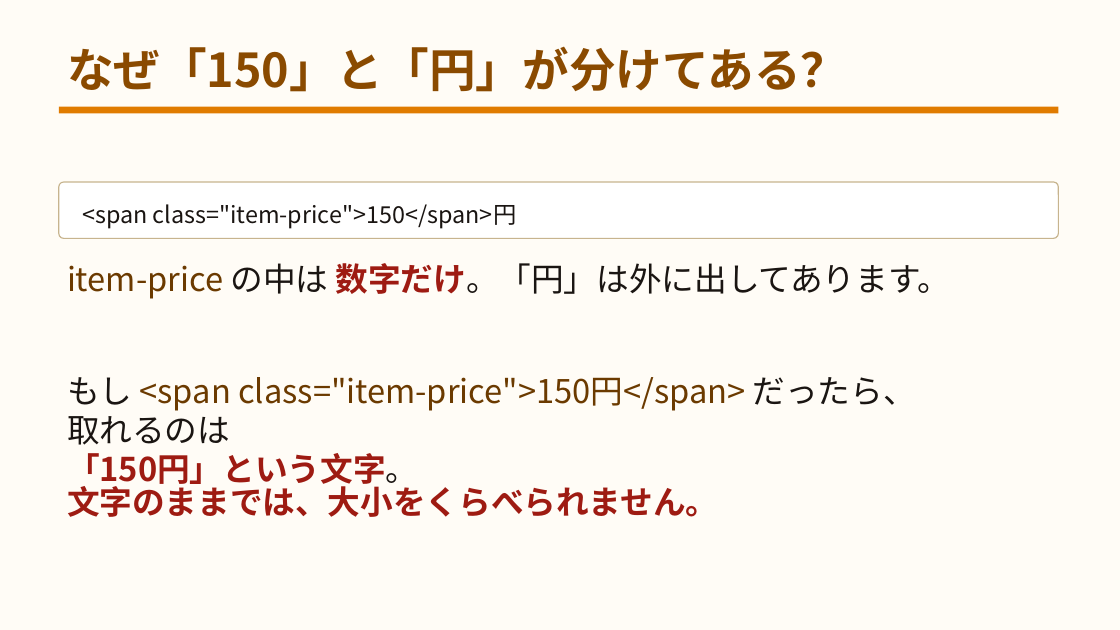
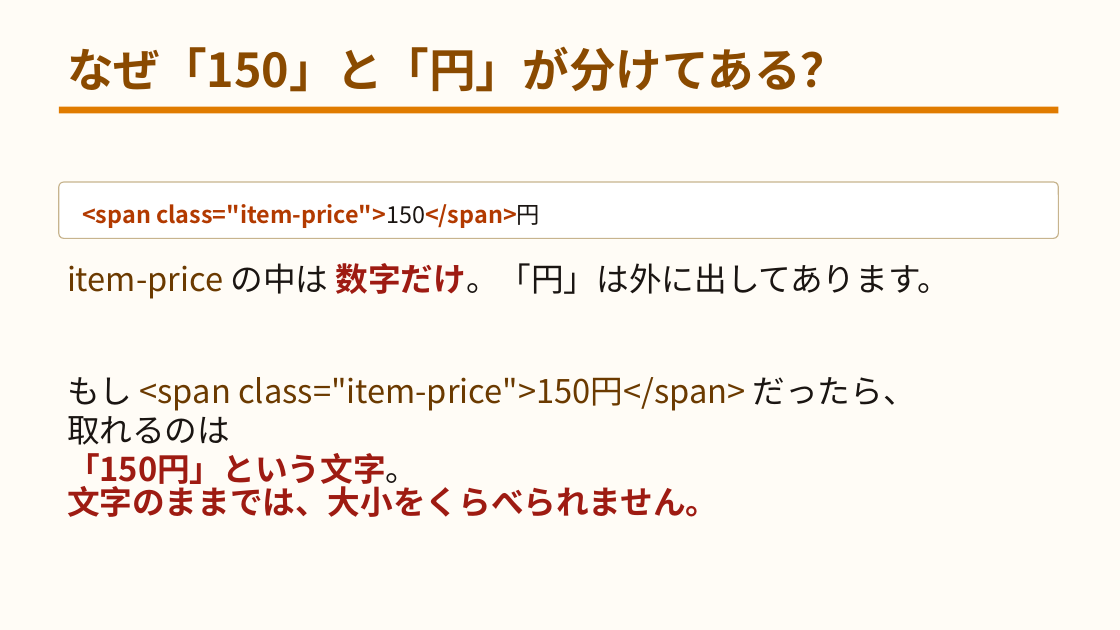
Before and after one commit to yuracode/isshop, a slide deck: slide 20 of docs/slides.pptx. Drawn at 1120x630 pixels with LibreOffice and Linux fonts; fonts in the diff are those of the drawing. Boxes give left, top, right and bottom in pixels: in the first picture for what was removed or moved away, otherwise in the second. Text is boxed around its words. In the diff, an @@ line names an element or a change of style, - is before the commit and + after.

```diff
--- a/docs/slides.pptx
+++ b/docs/slides.pptx
@@ text "<span class="item-price">150</span>円" at (82,204,540,228): text colour #1A1512 to #B23A00, bold on in "<span class="item-price">150</span>円" @@
```
Also in this commit, not shown: 8 other slides changed, 2 other files.
